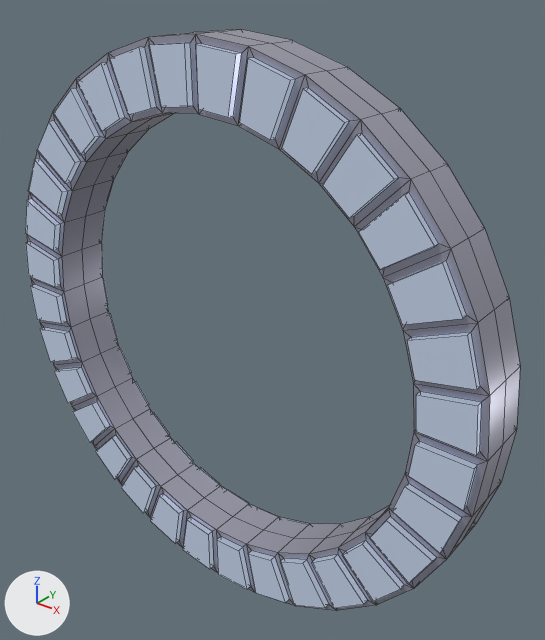
An edit to the FBX model JamCesar - SpaceShift/Assets/Art/3D/3DModels/Portal/Portal_Aro.fbx, drawn before and after from the same camera.
One viewpoint serves both versions: a 50 mm camera at (0.93, -1.017, 0.71) aimed at (0.06, 0.07, 0.036). Every picture has the same lights, and +X, +Y and +Z are marked at lower left. Mesh edges are drawn as thin lines.

Objects in the first picture: 'Aro'.
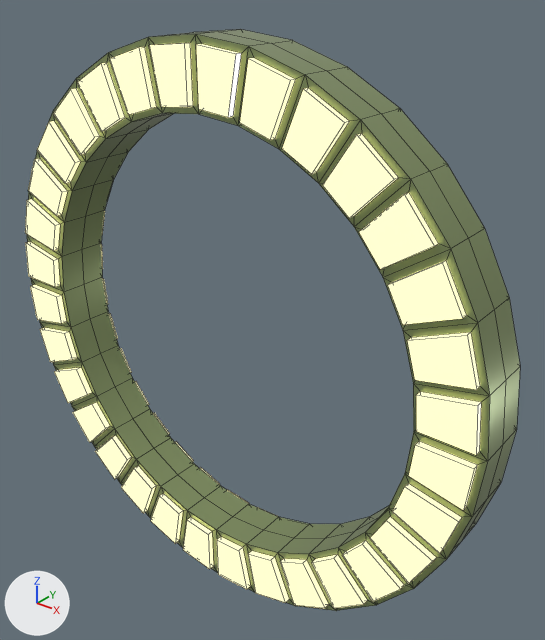
Location of each change, [x1, y1, x2, y2] in pixels of the pictures (545 x 640 px):
'Aro', recoloured, surface changed
    both: [25, 29, 520, 611]

Diff of the bpy script that builds the scene:
```diff
--- a/JamCesar - SpaceShift/Assets/Art/3D/3DModels/Portal/Portal_Aro.fbx.py
+++ b/JamCesar - SpaceShift/Assets/Art/3D/3DModels/Portal/Portal_Aro.fbx.py
@@ mat_portal_base @@
 mat_portal_base = principled_material('Portal_base')
-mat_portal_base.base_color = (0.438, 0.438, 0.542)  # light grey #b1b1c2
+mat_portal_base.base_color = (0.283, 0.359, 0.162)  # green #91a270
 mat_portal_base.metallic = 0.55
@@ mat_portal_deco @@
 mat_portal_deco = principled_material('Portal_Deco')
-mat_portal_deco.base_color = (0.154, 0.142, 0.226)  # blue #6d6983
+mat_portal_deco.base_color = (0.755, 0.622, 0.236)  # yellow #e1cf85
 mat_portal_deco.metallic = 0.55
 mat_portal_deco.roughness = 0.3
-mat_portal_deco.emission_color = (0.678, 0.828, 1.0)  # white #d7ebff
-mat_portal_deco.emission_strength = 0.4
+mat_portal_deco.emission_color = (1.0, 0.926, 0.553)  # beige #fff7c4
+mat_portal_deco.emission_strength = 1.0
```
